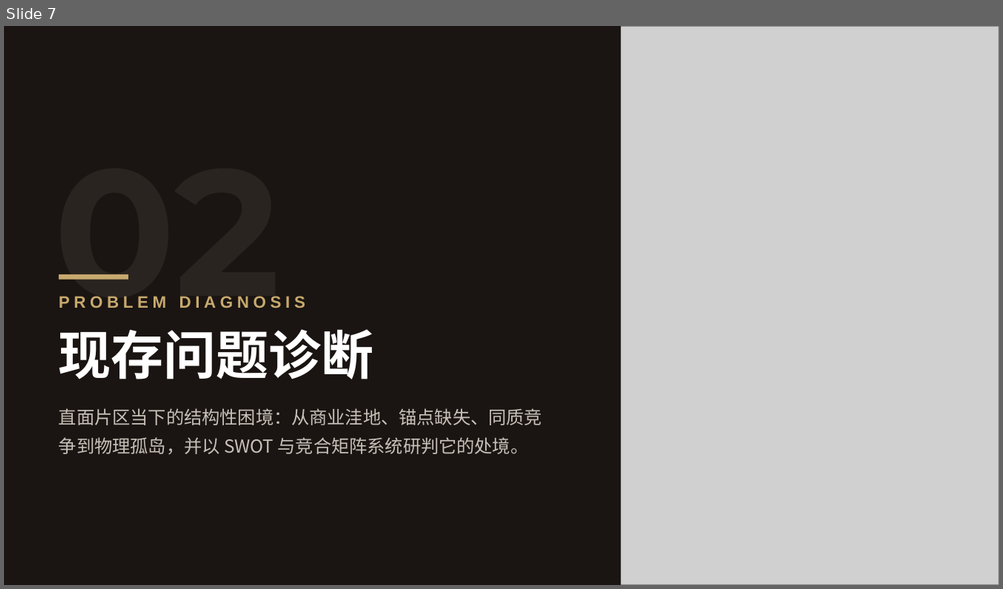
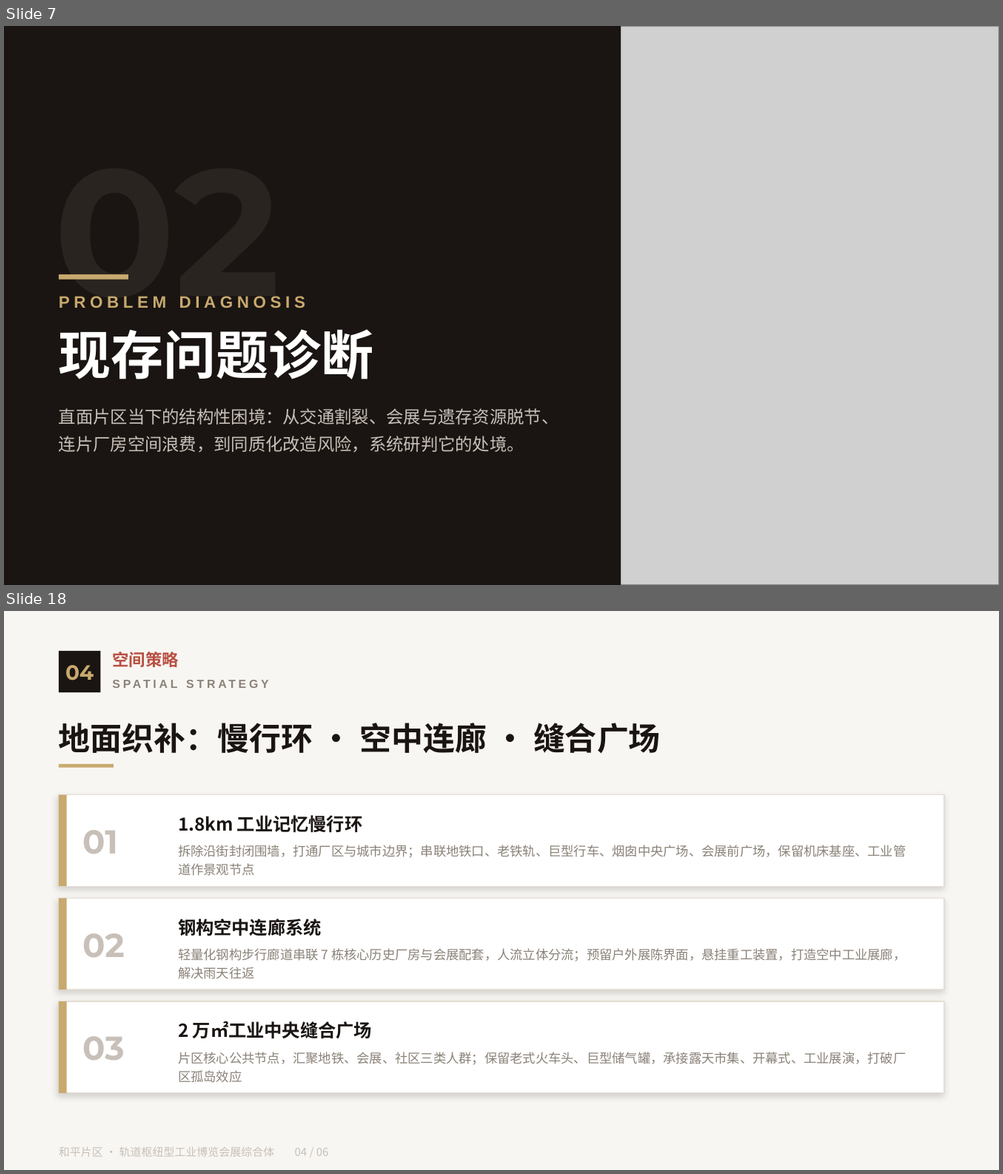
Before and after one commit to everglowwwww/LeoLee-Artical-and-Speech, a slide deck: 和平片区整体规划方案.pptx. Shown one above the other, each under a label of ours: slide 7 before the commit, slides 7 and 18 after it; the slides between them are not shown. The pictures are 1003x589 and 1003x1174 pixels, drawn with LibreOffice and Linux fonts; fonts in the diff are those of the drawing; grey boxes stand for pictures. Boxes give left, top, right and bottom in pixels: in the first picture for what was removed or moved away, otherwise in the second. Text is boxed around its words. In the diff, an @@ line names an element or a change of style, - is before the commit and + after.

```diff
--- a/和平片区整体规划方案.pptx
+++ b/和平片区整体规划方案.pptx
@@ slide 18 added at (4, 611, 999, 1170), background #F8F6F2 @@
@@ rectangle added at (59, 651, 100, 692), fill #1A1512 @@
@@ text added at (112, 652, 179, 667), 12 pt, text #B85042, bold @@
+空间策略
@@ text added at (65, 665, 94, 681), 15 pt, text #C8A96E, bold @@
+04
@@ text added at (112, 672, 609, 695), 8.5 pt, text #8A8278, bold @@
+SPATIAL STRATEGY
@@ text added at (59, 723, 660, 753), 23 pt, text #1A1512, bold @@
+地面织补：慢行环 · 空中连廊 · 缝合广场
@@ rectangle added at (59, 764, 114, 768), fill #C8A96E @@
@@ rectangle added at (59, 795, 944, 886), fill #FFFFFF, outline #E4DED4 0.75 pt @@
@@ rectangle added at (59, 795, 67, 886), fill #C8A96E @@
@@ text added at (82, 830, 118, 854), 24 pt, text #C8C0B8, bold @@
+01
@@ text added at (178, 815, 362, 833), 13 pt, text #1A1512, bold @@
+1.8km 工业记忆慢行环
@@ text added at (178, 845, 905, 876), 9.3 pt, text #8A8278 @@
+拆除沿街封闭围墙，打通厂区与城市边界；串联地铁口、老铁轨、巨型行车、烟囱中央广场、会展前广场，保留机床基座、工业管道作景观节点
@@ rectangle added at (59, 898, 944, 990), fill #FFFFFF, outline #E4DED4 0.75 pt @@
@@ rectangle added at (59, 898, 67, 990), fill #C8A96E @@
@@ text added at (178, 919, 321, 937), 13 pt, text #1A1512, bold @@
+钢构空中连廊系统
@@ text added at (82, 934, 125, 957), 24 pt, text #C8C0B8, bold @@
+02
@@ text added at (178, 948, 905, 980), 9.3 pt, text #8A8278 @@
+轻量化钢构步行廊道串联 7 栋核心历史厂房与会展配套，人流立体分流；预留户外展陈界面，悬挂重工装置，打造空中工业展廊，解决雨天往返
@@ rectangle added at (59, 1002, 944, 1093), fill #FFFFFF, outline #E4DED4 0.75 pt @@
@@ rectangle added at (59, 1002, 67, 1093), fill #C8A96E @@
@@ text added at (178, 1021, 372, 1039), 13 pt, text #1A1512, bold @@
+2 万㎡工业中央缝合广场
@@ text added at (82, 1037, 125, 1060), 24 pt, text #C8C0B8, bold @@
+03
@@ text added at (178, 1052, 905, 1083), 9.3 pt, text #8A8278 @@
+片区核心公共节点，汇聚地铁、会展、社区三类人群；保留老式火车头、巨型储气罐，承接露天市集、开幕式、工业展演，打破厂区孤岛效应
@@ text added at (59, 1147, 329, 1157), 8 pt, text #C8C0B8 @@
+和平片区 · 轨道枢纽型工业博览会展综合体 04 / 06
@@ slide 7 changed as well @@
@@ text at (59, 409, 559, 452): text changed; size 13 to 12.5 pt @@
-直面片区当下的结构性困境：从商业洼地、锚点缺失、同质竞争到物理孤岛，并以 SWOT 与竞合矩阵系统研判它的处境。
+直面片区当下的结构性困境：从交通割裂、会展与遗存资源脱节、连片厂房空间浪费，到同质化改造风险，系统研判它的处境。
```
Also in this commit, not shown: 10 other slides changed, 17 other slides added, 20 slides removed.
